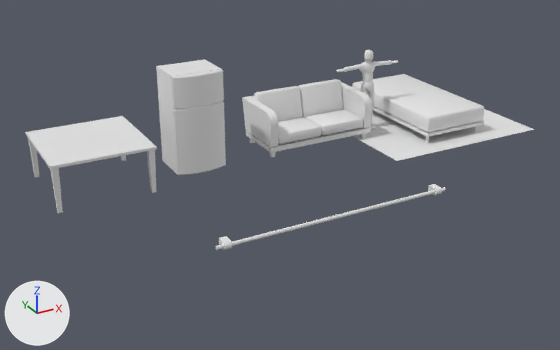
What one commit did to the Blender file Raw/furniture.blend.
The view is the same before and after, from a 50 mm lens placed at (-8.53, -14.18, 6.36), pointed at (-1.13, -0.73, -0.36). Lighting does not change. The marker at lower left points along +X, +Y and +Z.

Names of what the first picture shows: 'bed_01', 'curtain_pole', 'demo_character_b', 'floor_M', 'fridge_01', 'sofa_01', 'table_01'.
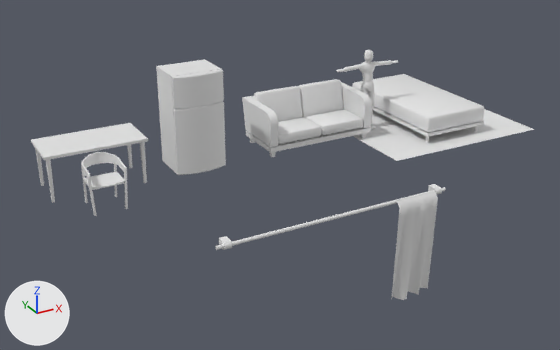
Changed parts and their boxes [x1, y1, x2, y2] in the pictures (560 x 350 px; the box of a moved part takes in the faces that stretch with it):
```json
{"object": "table_01", "change": "reshaped", "before": [25, 116, 157, 213], "after": [31, 123, 148, 203], "on screen": "11% narrower, 17% shorter"}
{"object": "curtain_01", "change": "added", "after": [391, 192, 438, 300]}
{"object": "chair_01", "change": "added", "after": [81, 152, 128, 216]}
{"part": 1, "of": "me_plane_002", "change": "moved or reshaped", "before": [25, 116, 157, 169], "after": [31, 123, 148, 160]}
{"part": 2, "of": "me_plane_002", "change": "moved or reshaped", "before": [121, 155, 126, 161], "after": [127, 145, 133, 168]}
{"part": 3, "of": "me_plane_002", "change": "moved or reshaped", "before": [28, 138, 39, 178], "after": [35, 148, 44, 186]}
{"part": 4, "of": "me_plane_002", "change": "moved or reshaped", "before": [147, 150, 156, 193], "after": [140, 142, 147, 183]}
{"part": 5, "of": "me_plane_002", "change": "moved or reshaped", "before": [50, 168, 63, 213], "after": [46, 159, 55, 203]}
```

Scene script edits in JSON lines:
```json
{"block": "me_plane_002", "where": "me_plane_002.from_pydata(...)  # 40 vertices, 22 faces; spans x -1.0..1.0, y -1.0..1.0, z 0.0..0.95"}
{"block": "me_plane_002", "where": "# used by ob_table_01; location = (-4.98, -0.07, 0.0)"}
{"block": "me_plane_002", "change": "me_plane_002 part 1: the loose piece of 8 vertices spanning x -1.0..1.0, y -1.0..1.0, z 0.9..0.95 is scaled about its middle by (1, 0.524, 1)"}
{"block": "me_plane_002", "change": "me_plane_002 part 2: the loose piece of 8 vertices spanning x 0.85..0.97, y 0.85..0.97, z 0.0..0.9 is scaled about its middle by (0.619, 0.619, 1), then moved by (0.0, -0.48, 0.0)"}
{"block": "me_plane_002", "change": "me_plane_002 part 3: the loose piece of 8 vertices spanning x -0.97..-0.85, y 0.85..0.97, z 0.0..0.9 is scaled about its middle by (0.619, 0.619, 1), then moved by (0.0, -0.48, 0.0)"}
{"block": "me_plane_002", "change": "me_plane_002 part 4: the loose piece of 8 vertices spanning x 0.85..0.97, y -0.97..-0.85, z 0.0..0.9 is scaled about its middle by (0.619, 0.619, 1), then moved by (0.0, 0.48, 0.0)"}
{"block": "me_plane_002", "change": "me_plane_002 part 5: the loose piece of 8 vertices spanning x -0.97..-0.85, y -0.97..-0.85, z 0.0..0.9 is scaled about its middle by (0.619, 0.619, 1), then moved by (0.0, 0.48, 0.0)"}
{"op": "add", "block": "me_plane_005", "code": ["me_plane_005 = bpy.data.meshes.new('Plane.005')", "me_plane_005.from_pydata(...)  # 149 vertices, 109 faces; spans x -0.364..0.364, y -0.29..0.404, z 0.0..0.95", "me_plane_005.polygons.foreach_set('use_smooth', [True] * 109)"]}
{"op": "add", "block": "me_plane_006", "code": ["me_plane_006 = bpy.data.meshes.new('Plane.006')", "me_plane_006.from_pydata(...)  # 40 vertices, 27 faces; spans x -0.46..0.46, y -0.1..0.1, z -1.0..1.16", "me_plane_006.polygons.foreach_set('use_smooth', [True] * 27)"]}
{"op": "add", "block": "ob_chair_01", "code": ["ob_chair_01 = bpy.data.objects.new('chair_01', me_plane_005)", "ob_chair_01.location = (-5.07, -1.19, 0.0)", "_m = ob_chair_01.modifiers.new('EdgeSplit', 'EDGE_SPLIT')", "_m.split_angle = 0.735"]}
{"op": "add", "block": "ob_curtain_01", "code": ["ob_curtain_01 = bpy.data.objects.new('curtain_01', me_plane_006)", "ob_curtain_01.location = (0.2, -3.72, -1.12)"]}
```
